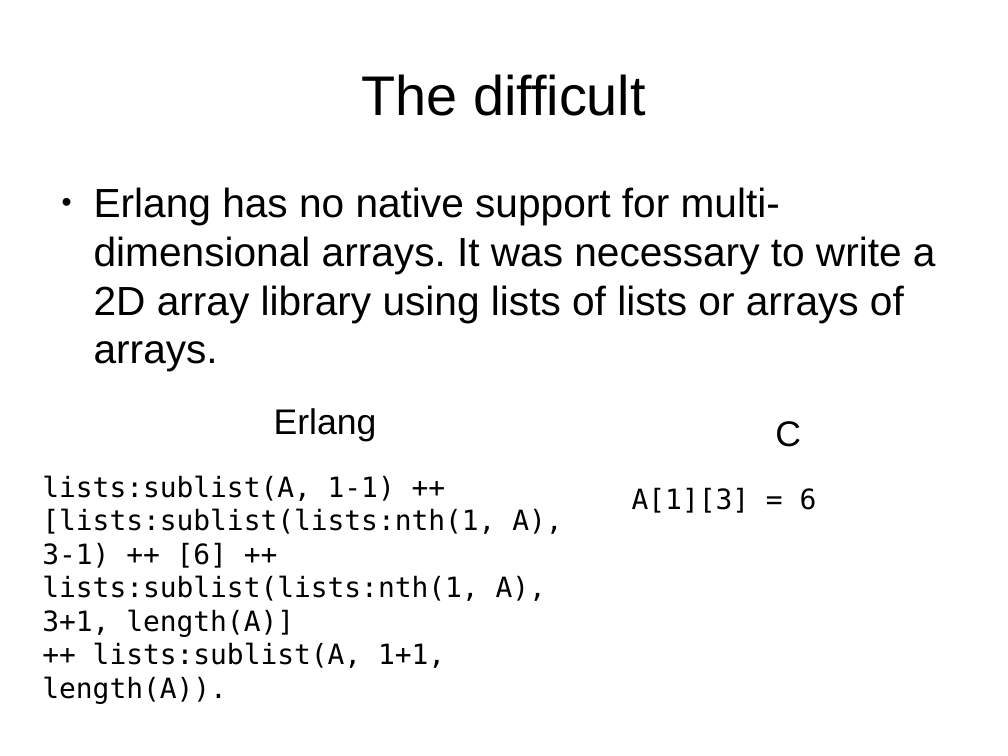
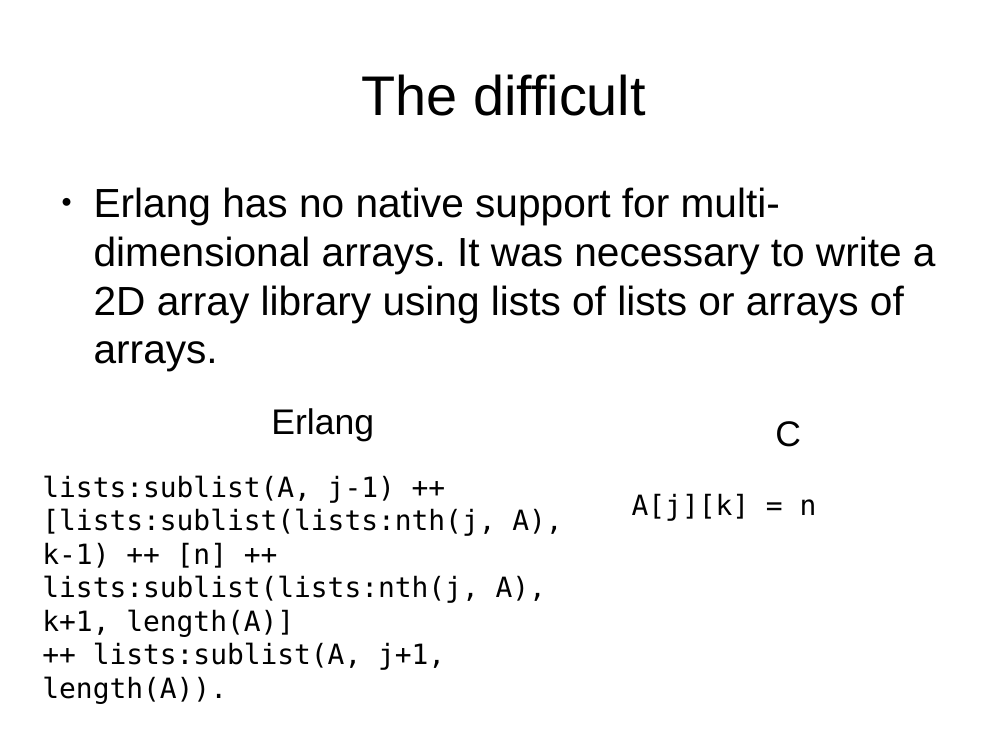
Before and after one commit to FractalDesigns/cowichan-1, a slide deck: slide 15 of miscellaneous/2010-12/slides.odp (slide 17 before the commit). Drawn at 1008x756 pixels with LibreOffice and Linux fonts; fonts in the diff are those of the drawing; background and template pictures are left out. Boxes give left, top, right and bottom in pixels: in the first picture for what was removed or moved away, otherwise in the second. Text is boxed around its words. In the diff, an @@ line names an element or a change of style, - is before the commit and + after.

```diff
--- a/miscellaneous/2010-12/slides.odp
+++ b/miscellaneous/2010-12/slides.odp
@@ text at (x1=42, y1=475, x2=562, y2=670): text changed @@
-lists:sublist(A, 1-1) ++
-[lists:sublist(lists:nth(1, A), 3-1) ++ [6] ++ lists:sublist(lists:nth(1, A), 3+1, length(A)]
-++ lists:sublist(A, 1+1, length(A)).
+lists:sublist(A, j-1) ++
+[lists:sublist(lists:nth(j, A), k-1) ++ [n] ++ lists:sublist(lists:nth(j, A), k+1, length(A)]
+++ lists:sublist(A, j+1, length(A)).
@@ text at (x1=632, y1=493, x2=817, y2=521): text changed @@
-A[1][3] = 6
+A[j][k] = n
```
Also in this commit, not shown: 9 other slides changed, 3 slides added, 3 slides removed.
